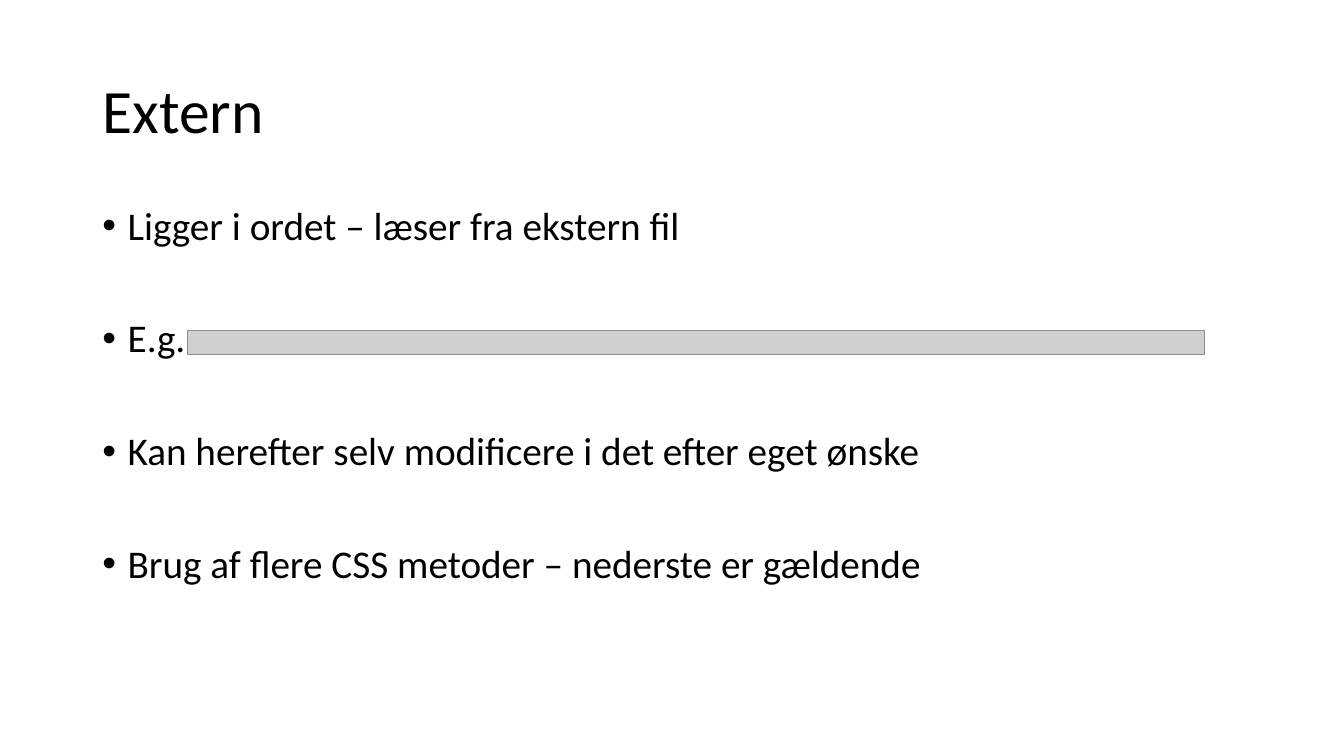
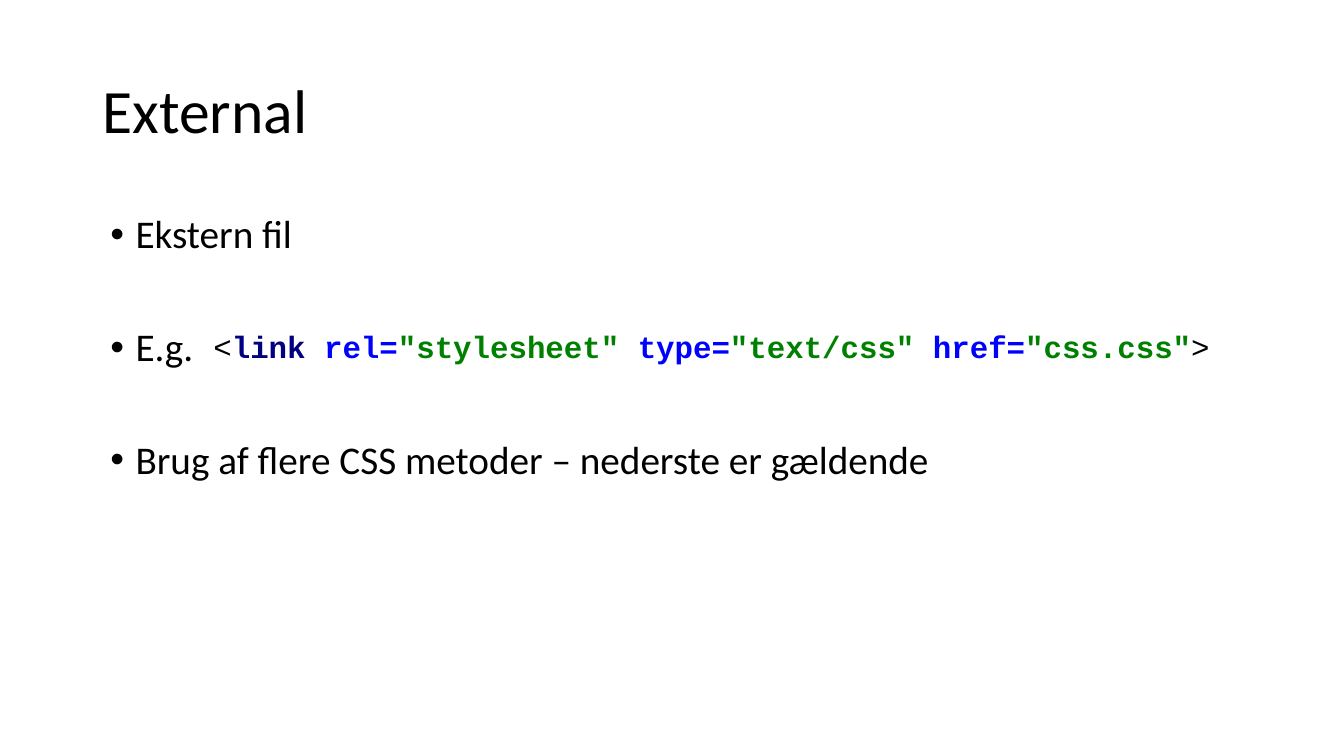
Before and after one commit to ortismal/3.-semester-SWC-TEK-slides, a slide deck: slide 8 of FrontendDevelopment_HTML_CSS.pptx. Drawn at 1344x756 pixels with LibreOffice and Linux fonts; fonts in the diff are those of the drawing; grey boxes stand for pictures. Boxes give left, top, right and bottom in pixels: in the first picture for what was removed or moved away, otherwise in the second. Text is boxed around its words. In the diff, an @@ line names an element or a change of style, - is before the commit and + after.

```diff
--- a/FrontendDevelopment_HTML_CSS.pptx
+++ b/FrontendDevelopment_HTML_CSS.pptx
@@ title at [102, 90, 307, 134]: text changed @@
-Extern
+External
@@ text "Ekstern fil": place and size @@
-text "Ekstern fil" at [128, 212, 921, 585]
+text "Ekstern fil" at [136, 220, 929, 481]
@@ text at [136, 220, 292, 249]: text changed @@
-• Ligger i ordet – læser fra ekstern fil
+• Ekstern fil
@@ picture removed at [188, 331, 1204, 355] @@
@@ text added at [213, 336, 1210, 365], 22 pt, text #008000, bold @@
+<link rel="stylesheet" type="text/css" href="css.css">
@@ text at [128, 437, 920, 472]: paragraph removed @@
-• Kan herefter selv modificere i det efter eget ønske
```
Also in this commit, not shown: 4 other slides changed, 2 slides added, 2 slides removed, 9 other files.
